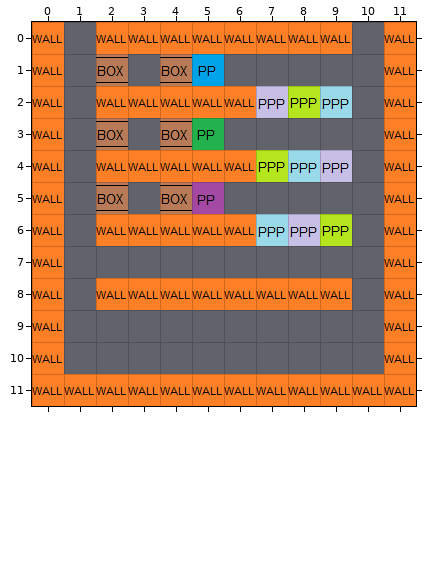
Tiled map, stored at datas/maps/delta3.tmx. Above is the file before it was changed.
Cells are 32x32 px. Shown: x 0..11, y 0..11.
The same view after the edit:
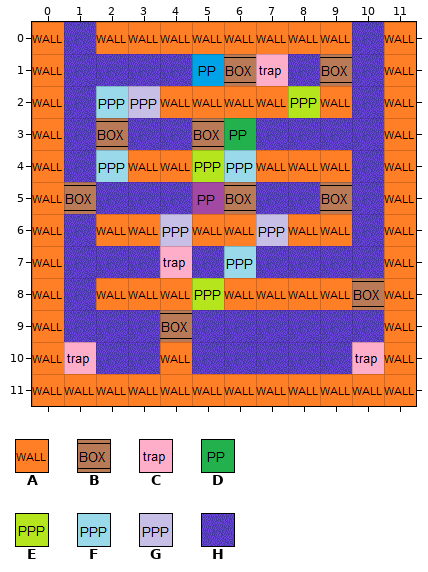
Key: from "meta": A 0, B 1, C 3 "trap", D 4, E 8, F 9, G 10; from "moquette": H 1.
_ is an empty cell.
Tiles of an added or newly shown layer are drawn over the layers below it.
Author's note on the commit: Delta un peu ammélliorés, correction G4 et G2
Difference:
{"where": "layer \"moquette\" (added)"}
{"y":0,"x":1,"old":"_","new":"H"}
{"y":0,"x":10,"old":"_","new":"H"}
{"y":1,"x":1,"old":"____","new":"HHHH"}
{"y":1,"x":8,"old":"_","new":"H"}
{"y":1,"x":10,"old":"_","new":"H"}
{"y":2,"x":1,"old":"_","new":"H"}
{"y":2,"x":10,"old":"_","new":"H"}
{"y":3,"x":1,"old":"_","new":"H"}
{"y":3,"x":3,"old":"__","new":"HH"}
{"y":3,"x":7,"old":"____","new":"HHHH"}
{"y":4,"x":1,"old":"_","new":"H"}
{"y":4,"x":10,"old":"_","new":"H"}
{"y":5,"x":2,"old":"___","new":"HHH"}
{"y":5,"x":7,"old":"__","new":"HH"}
{"y":5,"x":10,"old":"_","new":"H"}
{"y":6,"x":1,"old":"_","new":"H"}
{"y":6,"x":10,"old":"_","new":"H"}
{"y":7,"x":1,"old":"___","new":"HHH"}
{"y":7,"x":5,"old":"_","new":"H"}
{"y":7,"x":7,"old":"____","new":"HHHH"}
{"y":8,"x":1,"old":"_","new":"H"}
{"y":9,"x":1,"old":"___","new":"HHH"}
{"y":9,"x":5,"old":"______","new":"HHHHHH"}
{"y":10,"x":2,"old":"__","new":"HH"}
{"y":10,"x":5,"old":"_____","new":"HHHHH"}
{"where": "layer \"meta\""}
{"y":1,"x":2,"old":"B","new":"_"}
{"y":1,"x":4,"old":"B","new":"_"}
{"y":1,"x":6,"old":"__","new":"BC"}
{"y":1,"x":9,"old":"_","new":"B"}
{"y":2,"x":2,"old":"AA","new":"FG"}
{"y":2,"x":7,"old":"G","new":"A"}
{"y":2,"x":9,"old":"F","new":"A"}
{"y":3,"x":4,"old":"BD_","new":"_BD"}
{"y":4,"x":2,"old":"A","new":"F"}
{"y":4,"x":5,"old":"AAEFG","new":"EFAAA"}
{"y":5,"x":1,"old":"_B","new":"B_"}
{"y":5,"x":4,"old":"B","new":"_"}
{"y":5,"x":6,"old":"_","new":"B"}
{"y":5,"x":9,"old":"_","new":"B"}
{"y":6,"x":4,"old":"A","new":"G"}
{"y":6,"x":7,"old":"FGE","new":"GAA"}
{"y":7,"x":4,"old":"_","new":"C"}
{"y":7,"x":6,"old":"_","new":"F"}
{"y":8,"x":5,"old":"A","new":"E"}
{"y":8,"x":10,"old":"_","new":"B"}
{"y":9,"x":4,"old":"_","new":"B"}
{"y":10,"x":1,"old":"_","new":"C"}
{"y":10,"x":4,"old":"_","new":"A"}
{"y":10,"x":10,"old":"_","new":"C"}
{"label":"changed","picture_box":[64,22,384,374]}
